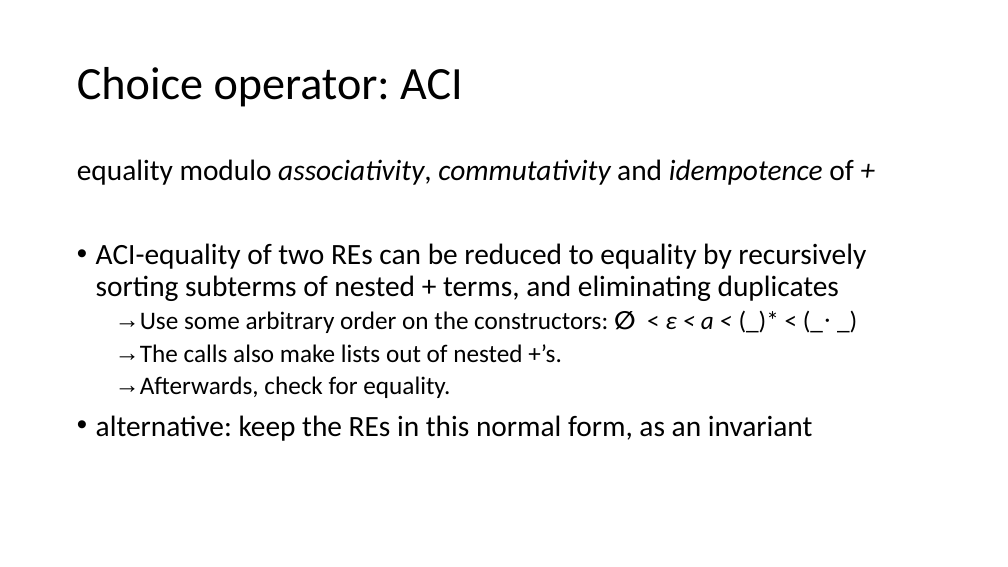
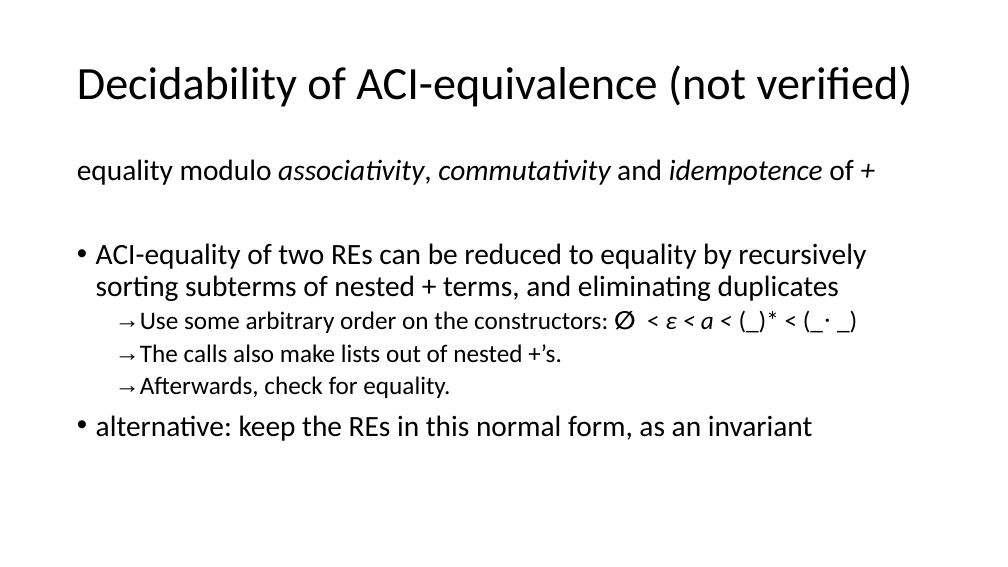
Before and after one commit to Helli/fds_seminar, a slide deck: slide 17 of slides.pptx (slide 16 before the commit). Drawn at 1008x567 pixels with LibreOffice and Linux fonts; fonts in the diff are those of the drawing. Boxes give left, top, right and bottom in pixels: in the first picture for what was removed or moved away, otherwise in the second. Text is boxed around its words. In the diff, an @@ line names an element or a change of style, - is before the commit and + after.

```diff
--- a/slides.pptx
+++ b/slides.pptx
@@ title at (x1=77, y1=65, x2=913, y2=107): text changed @@
-Choice operator: ACI
+Decidability of ACI-equivalence (not verified)
```
Also in this commit, not shown: 4 other slides changed.
